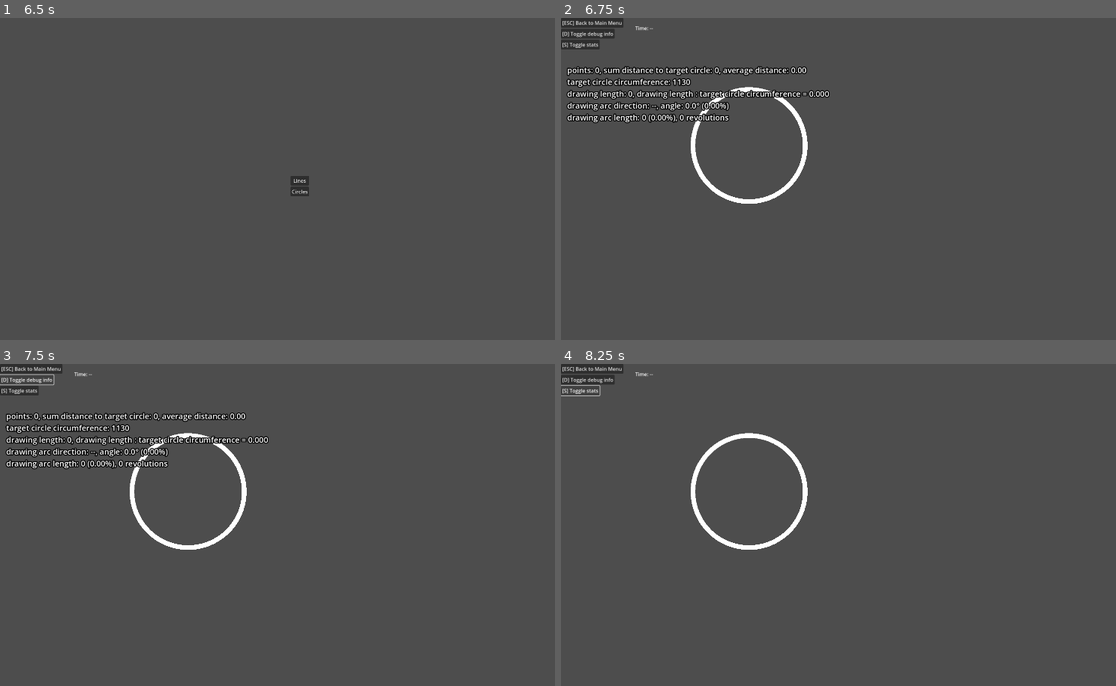
Above: before the commit, frames 1-4 (two rows, left to right).
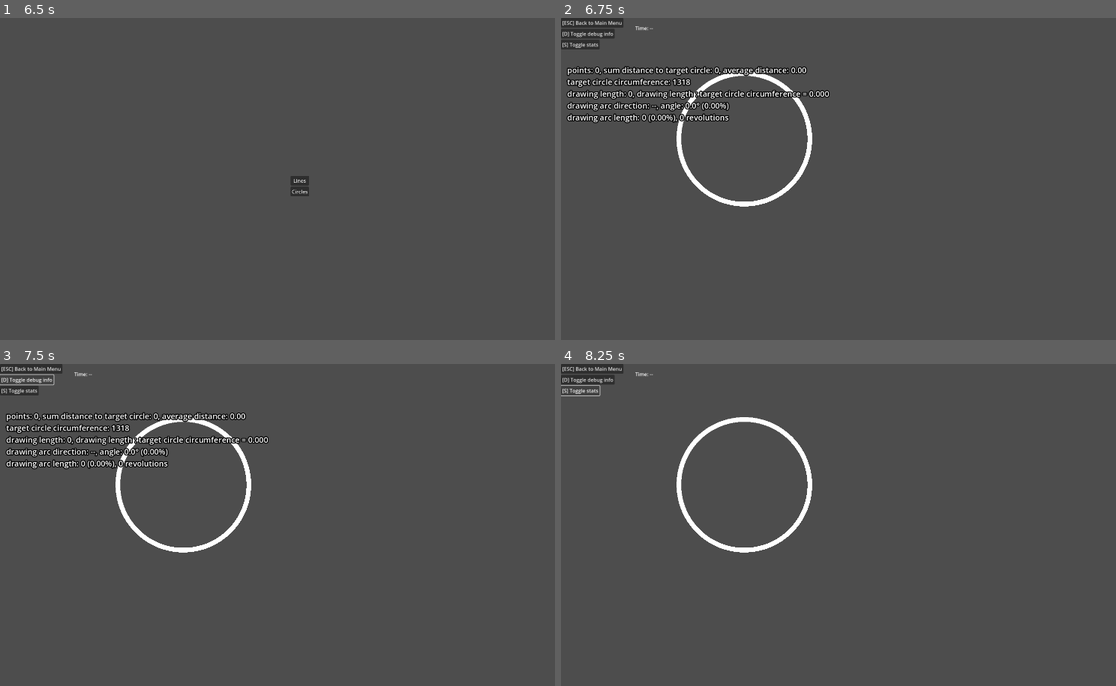
Above: after the commit, the same moments.

Repository: Toxe/godot-tablet-trainer
Game: Godot game, scene res://scenes/main_menu/main_menu.tscn
Same seed, same stepped clock (60 frames per second), same inputs: the game is played once before the commit and once after it.
Inputs:
- Up to frame 1 (6.5 s): click "Lines" at 0.5 s; click "[D] Toggle debug info" at 1.25 s; click "[S] Toggle stats" at 2 s; click "[D] Toggle debug info" at 2.75 s; click "[S] Toggle stats" at 3.5 s; click "[D] Toggle debug info" at 4.25 s; click "[S] Toggle stats" at 5 s; click "[ESC] Back to Main Menu" at 5.75 s
- Up to frame 2 (6.75 s): click "Circles" at 6.5 s
- Up to frame 3 (7.5 s): click "[D] Toggle debug info" at 7.25 s
- Up to frame 4 (8.25 s): click "[S] Toggle stats" at 8 s

Frame 1 is identical in both runs. In frame 2, 1.6% of the frame differs, in the area x 20-46%, y 16-59%; in frame 3, 1.6%; in frame 4, 1.8%.

Commit message:
Decrease workspace margin

Diff:
--- a/TabletTrainer/scenes/circle_trainer/circle_trainer.gd
+++ b/TabletTrainer/scenes/circle_trainer/circle_trainer.gd
@@ -1,6 +1,6 @@
 extends Node2D
 
-const margin_screen_ratio := 0.2
+const margin_screen_ratio := 0.15
 const target_circle_line_width := 15
 const target_circle_min_radius_screen_ratio := 0.1
 const target_circle_max_radius_screen_ratio := 0.3
